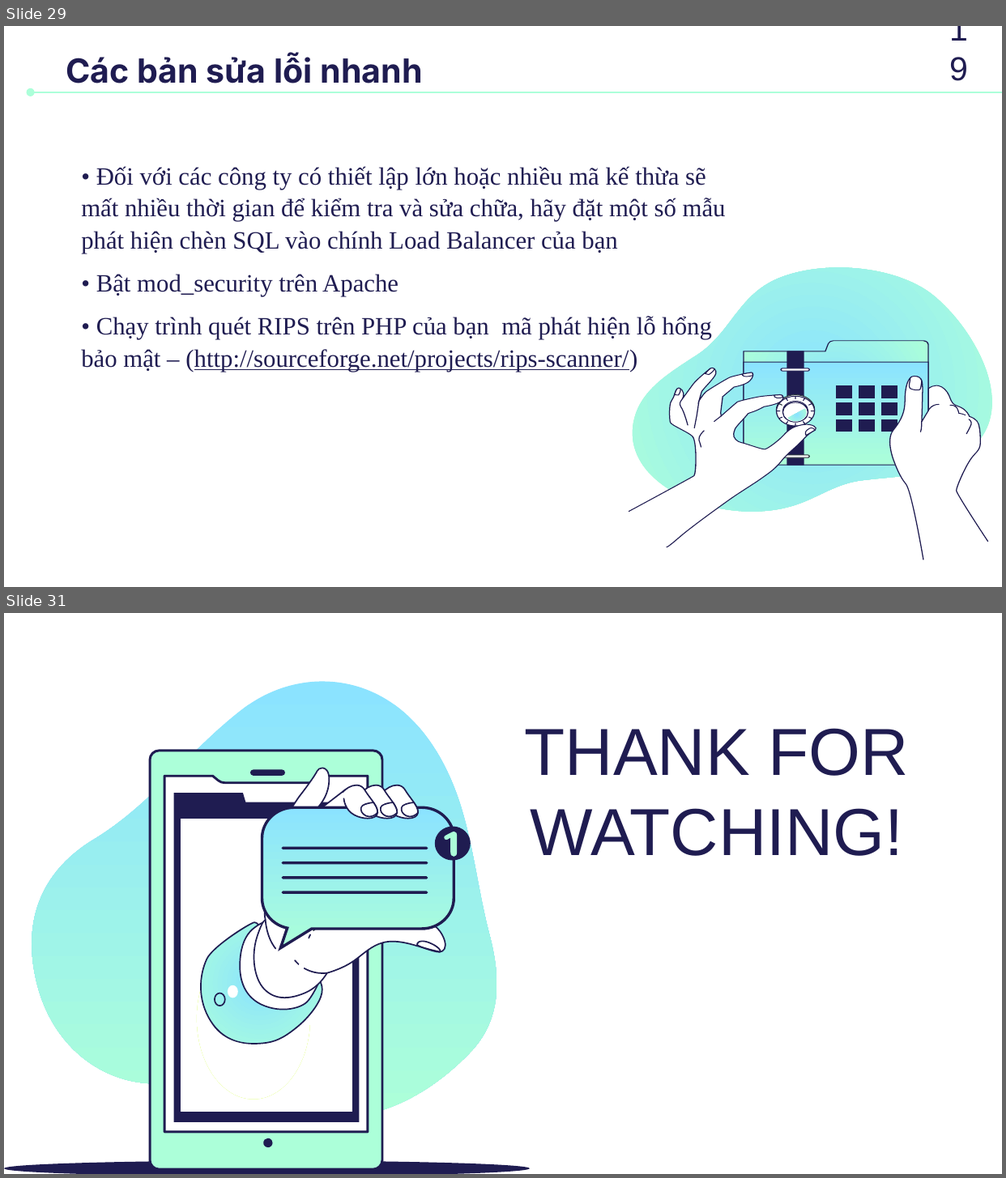
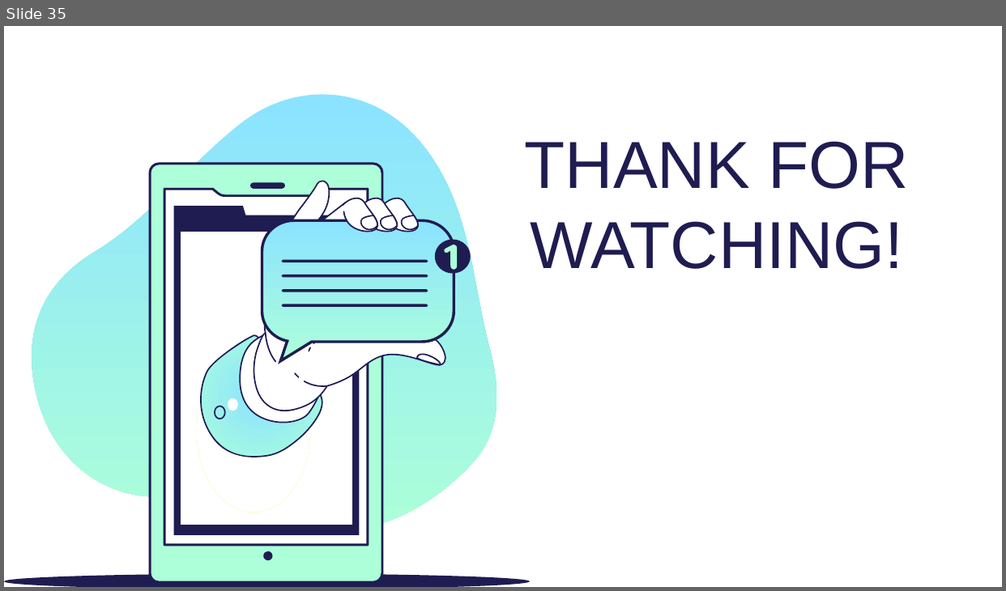
Before and after one commit to Hung21j/Final, a slide deck: G16.pptx. Shown one above the other, each under a label of ours: slides 29 and 31 before the commit, slide 35 after it; the slides between them are not shown. The pictures are 1006x1178 and 1006x591 pixels, drawn with LibreOffice and Linux fonts; fonts in the diff are those of the drawing. Boxes give left, top, right and bottom in pixels: in the first picture for what was removed or moved away, otherwise in the second. Text is boxed around its words. In the diff, an @@ line names an element or a change of style, - is before the commit and + after.

```diff
--- a/G16.pptx
+++ b/G16.pptx
@@ slide 29 removed at bbox=[4, 26, 1002, 587], background #FFFFFF @@
@@ text removed at bbox=[939, 26, 994, 69] @@
-19
@@ title removed at bbox=[66, 54, 423, 84] @@
-Các bản sửa lỗi nhanh
@@ arrow removed from (1002, 92) to (31, 92) @@
@@ text removed at bbox=[81, 166, 726, 372] @@
-• Đối với các công ty có thiết lập lớn hoặc nhiều mã kế thừa sẽ mất nhiều thời gian để kiểm tra và sửa chữa, hãy đặt một số mẫu phát hiện chèn SQL vào chính Load Balancer của bạn
-• Bật mod_security trên Apache
-• Chạy trình quét RIPS trên PHP của bạn mã phát hiện lỗ hổng bảo mật – (http://sourceforge.net/projects/rips-scanner/)
@@ group removed at bbox=[624, 267, 1002, 561]: 65 freeform shapes @@
@@ what was slide 31 is now slide 35 @@
```
Also in this commit, not shown: 7 slides added, 2 other slides removed.
